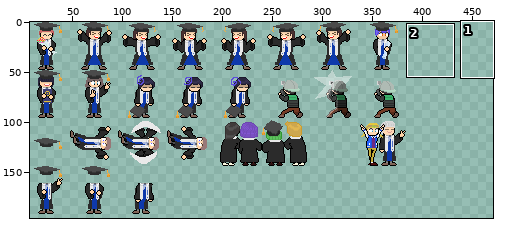
One commit to this sprite sheet: Assets/Resources/Art/Npc/Sprite_graduation.png. The first picture is a wide view before the edit; the outline marks the close-up.
Close-up. The starting point:
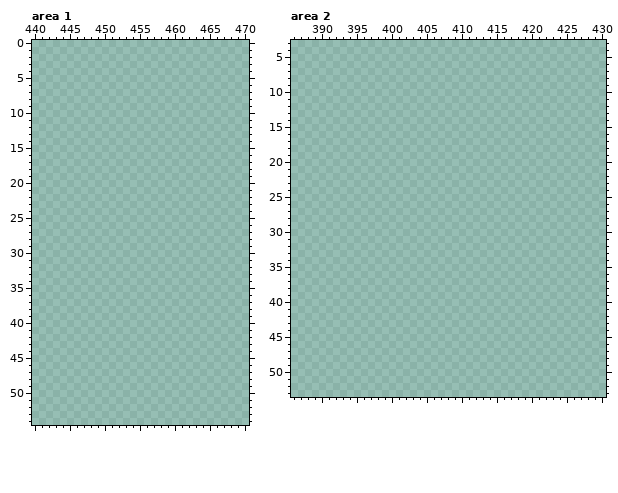
The file is 480x480 pixels. Colours within 5 levels of each other are drawn and written as one. Shown: area 1: x 440..470, y 0..54; area 2: x 386..430, y 3..53. The wide view leaves out empty margins. The commit also changed other parts of the picture, which this record leaves out.
After the commit:
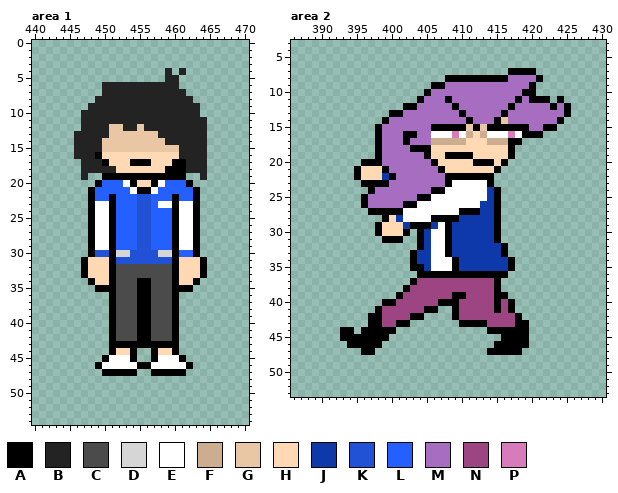
Palette (. is transparent): A #000000  B #232323  C #4b4b4b  D #d6d6d6  E #ffffff  F #ccad8f  G #e9c7a5  H #ffd9b4  J #0e39ab  K #2152d5  L #2360ff  M #a76dc0  N #9d4483  P #d77bba
Diff:
Changed rows in their new state; - is an unchanged pixel.
Area 1:
first column x 446:
 4 -------------B-B---
 5 -------------BB----
 6 ----BBBBBBBBBBB----
 7 ----BBBBBBBBBBBB---
 8 ---BBBBBBBBBBBBBB--
 9 --BBBBBBBBBBBBBBBB-
10 -BBBBBBBBBBBBBBBBB-
11 -BBBBBBBBBBBBBBBBBB
12 -BBBBGGBBGBBBBBBBBB
13 BBBBBGGGGGGGBBBBBBB
14 BBBBGGGGGGGGGBBBBBB
15 BBBBGGGGGGGGGGGBBBB
16 BBBAHHHHHHHHHHHBBBB
17 -BBBAHHHAAAHHHAABBB
18 -BBBBBHHHHHHHAAABBB
19 -B--AAAAAAAAAAAA--B
20 ---ALLLEAHHAELLLA--
21 --ALLLLLEAAELLLLLA-
22 --ALLALLLKKLLLALLA-
23 --AEEALLLKKLEEAEEA-
24 --AEEALLLKKLLLAEEA-
25 --AEEALLLKKLLLAEEA-
26 --AEEALLLKKLLLAEEA-
27 --AEEALLLKKLLLAEEA-
28 --AEEALLLKKLLLAEEA-
29 --AEEALLLKKLLLAEEA-
30 --AKKADDKKKKDDALLA-
31 -AHHHAKKKKKKKKAHHHA
32 -AHHHACCCCCCCCAHHHA
33 -AHHHACCCCCCCCAHHHA
34 --AHHACCCAACCCAHHA-
35 ---AAACCCAACCCAAA--
36 -----ACCCAACCCA----
37 -----ACCCAACCCA----
38 -----ACCCAACCCA----
39 -----ACCCAACCCA----
40 -----ACCCAACCCA----
41 -----ACCCAACCCA----
42 -----ACCCAACCCA----
43 -----AAAAAAAAAA----
44 -----AHHA--AHHA----
45 ----AEEEA--AEEEA---
46 ---AEEEEEAAEEEEEA--
47 ----AAAAA--AAAAA---
Area 2:
first column x 393:
 7 ------------------------AAAA-----
 8 ---------------AAAAAAAAAMMMMA----
 9 -------------AAMMMMMMMMMMMMA-----
10 ------------AMMMMMMMMMMMMMAA-----
11 -----------AMMMAMMMMMMMMMAMAAA-A-
12 ---------AAMMMMMAMMMMMMMAMMMMMAMA
13 -------AAMMMMMMMMAMMMMMAMMMMMMMMA
14 ------AMMMMMMMMMMMAMMMAGMMMMMMMA-
15 -----AMMMMMMMAAAAAGAGAAAAAAMMAA--
16 -----AMMMAAMMEEEPEFHFEEEPEAAA----
17 -----AMMMAMMMFFFFFHHHFFFAA-------
18 -----AMMMMAAAHHHHHHHHHHHA--------
19 -----AMMMMMMAHHAAAAHHHHHA--------
20 ---AAAMMMMMMMAHHHHHAAAHA---------
21 --AHHHAMMMMMMMAHHHHHHHA----------
22 --AHHHJAMMMMMMMAAAAAAA-----------
23 ---AAAAMMMMMMMMAEEEEEA-----------
24 ----AMMMMMMMMAAEEEEEEJA----------
25 ---AMMMMMMMAAEEEEEEEEJA----------
26 ---AMMMMMAAEEEEEEEEEJJA----------
27 ----AAAAAEEEEEEEEAAAJJA----------
28 ------AHJEEEEAAAAJJJJJA----------
29 -----AHHHJAAAJEAJJJJJJA----------
30 -----AHHHA-AJEEAJJJJJJA----------
31 ------AAA--AJEEAJJJJJJA----------
32 -----------AJEEAJJJJJJJA---------
33 ----------AJJEEAJJJJJJJA---------
34 ----------AJJEEEAJJJJJJJA--------
35 ----------AAJEEEAJJJJJJJA--------
36 -----------AAAAAAAAAAAAA---------
37 ----------ANNNNNNNNNNNA----------
38 ---------ANNNNNNNNNNNNA----------
39 --------ANNNNNNNAANNNNAA---------
40 ------AANNNNNNAAANNNNNANA--------
41 -----ANNNNNNAA--ANNNNNANA--------
42 ----AANNNNAA----ANNNNNNNNA-------
43 ----AANNAA-------AAAANNNNAA------
44 AA-AAAAA-------------AAAAAA------
45 AAAAAAA----------------AAAA------
46 -AAAAA----------------AAAAA------
47 ---AA----------------AAAAA-------
Changed places in both close-ups, as pixel boxes (x1, y1, x2, y2):
added: (74, 68, 207, 376)
added: (340, 68, 571, 355)
